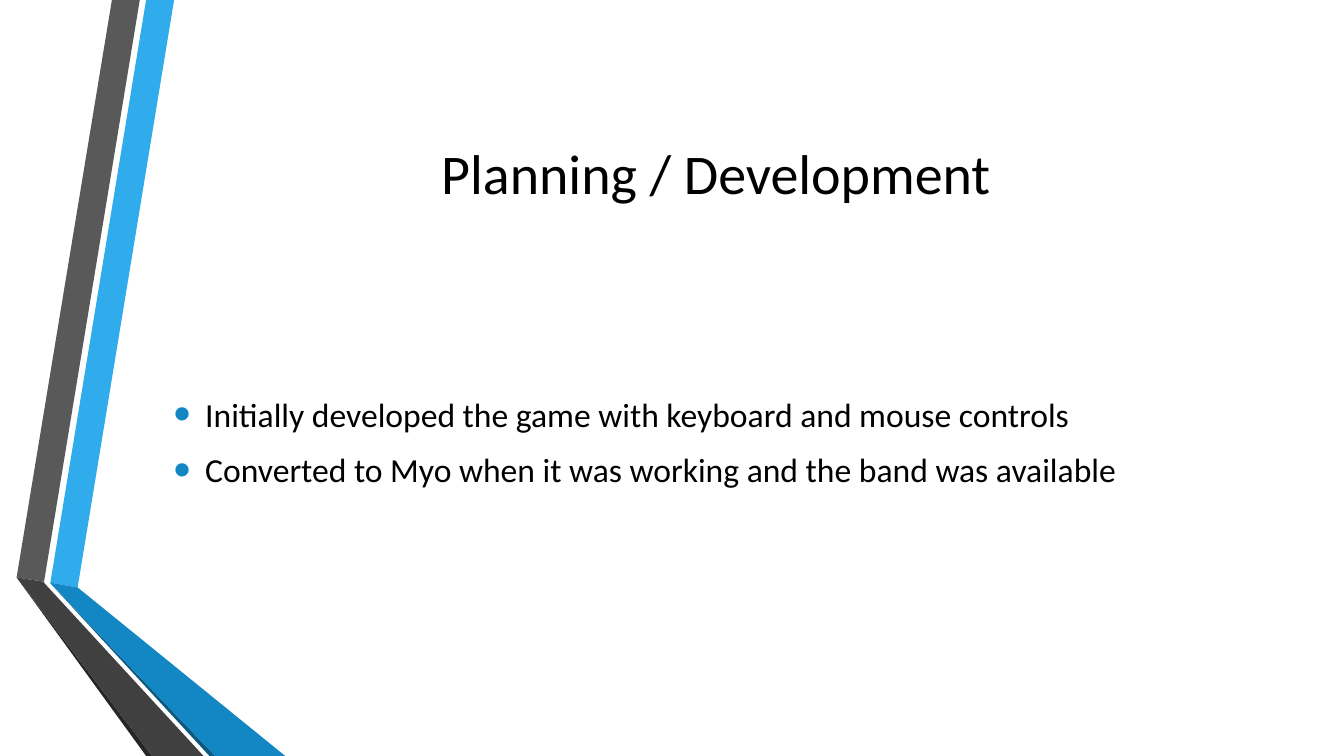
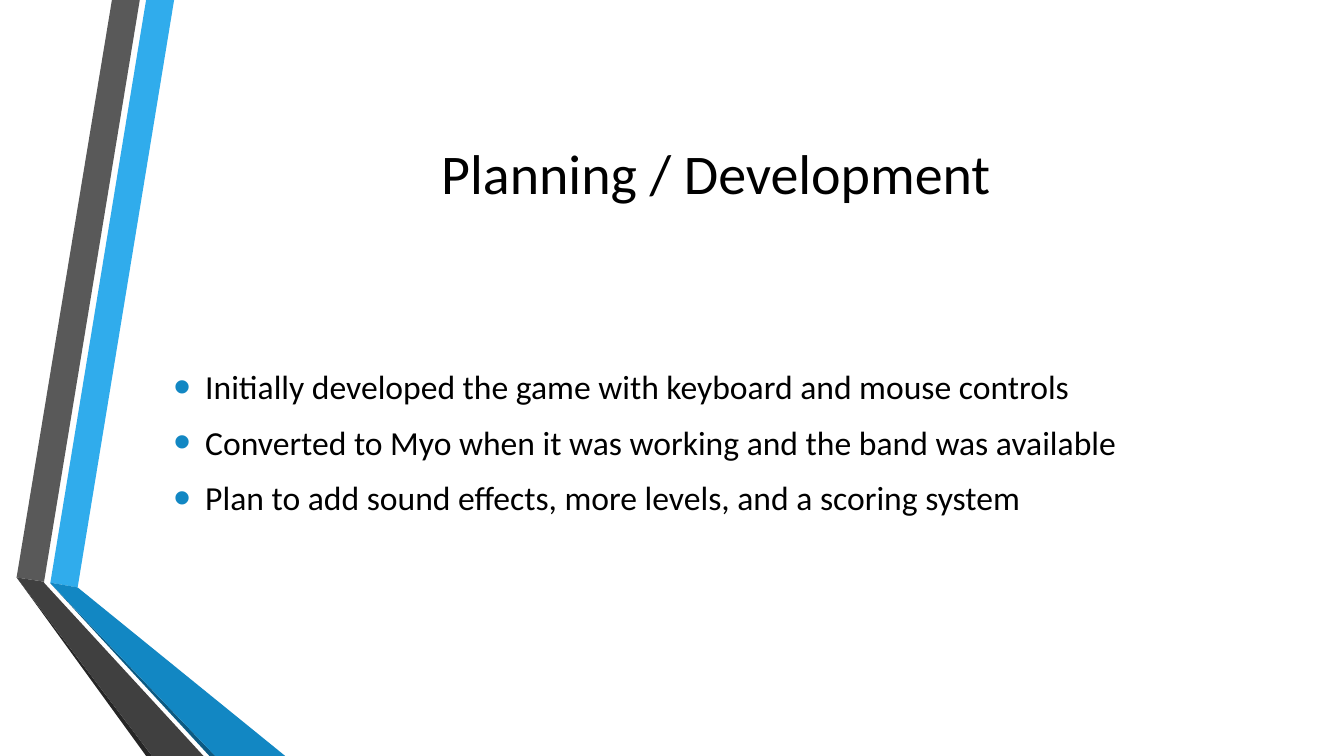
Before and after one commit to BrianD147/Gesture-Based-UI-Development-Project, a slide deck: slide 5 of Gesture Based UI Project.pptx. Drawn at 1344x756 pixels with LibreOffice and Linux fonts; fonts in the diff are those of the drawing; background and template pictures are left out. Boxes give left, top, right and bottom in pixels: in the first picture for what was removed or moved away, otherwise in the second. Text is boxed around its words. In the diff, an @@ line names an element or a change of style, - is before the commit and + after.

```diff
--- a/Gesture Based UI Project.pptx
+++ b/Gesture Based UI Project.pptx
@@ text at [205, 486, 1020, 516]: paragraph added @@
+• Plan to add sound effects, more levels, and a scoring system
```
Also in this commit, not shown: 3 other slides changed, 1 slide added, 6 other files.
